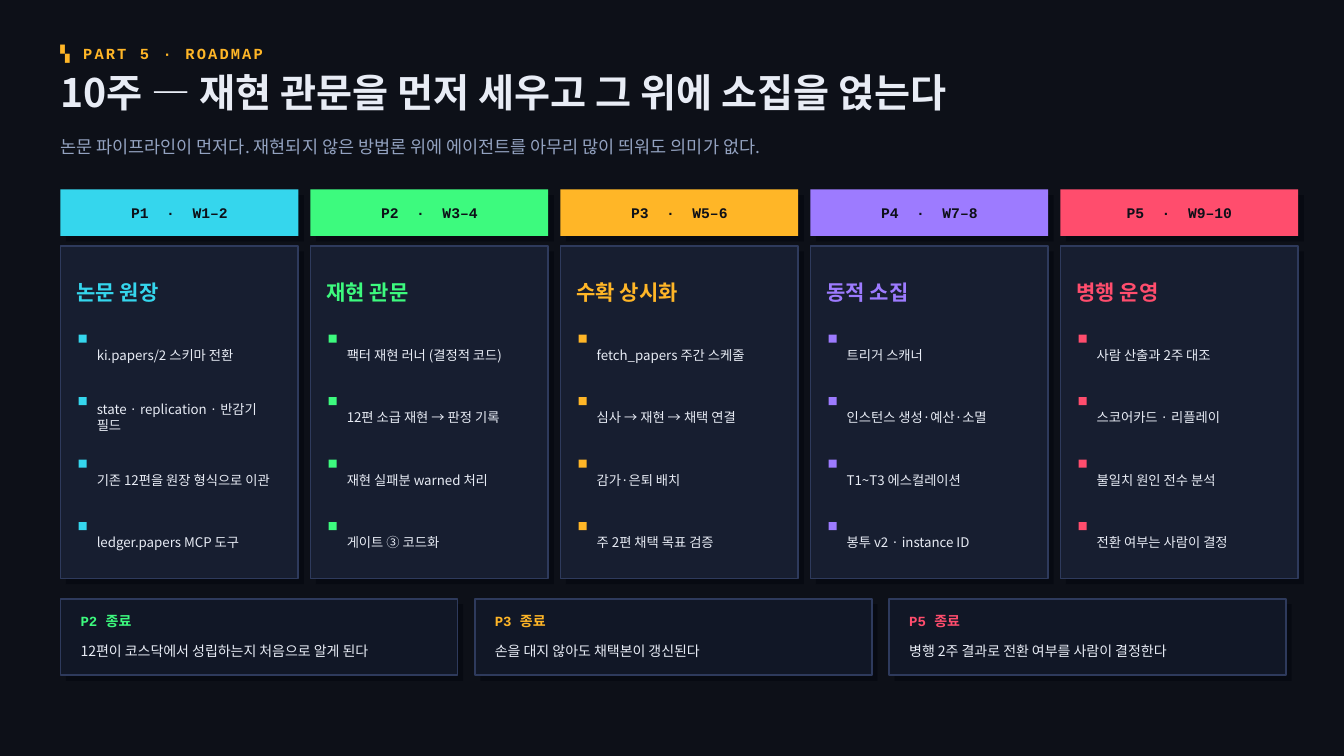
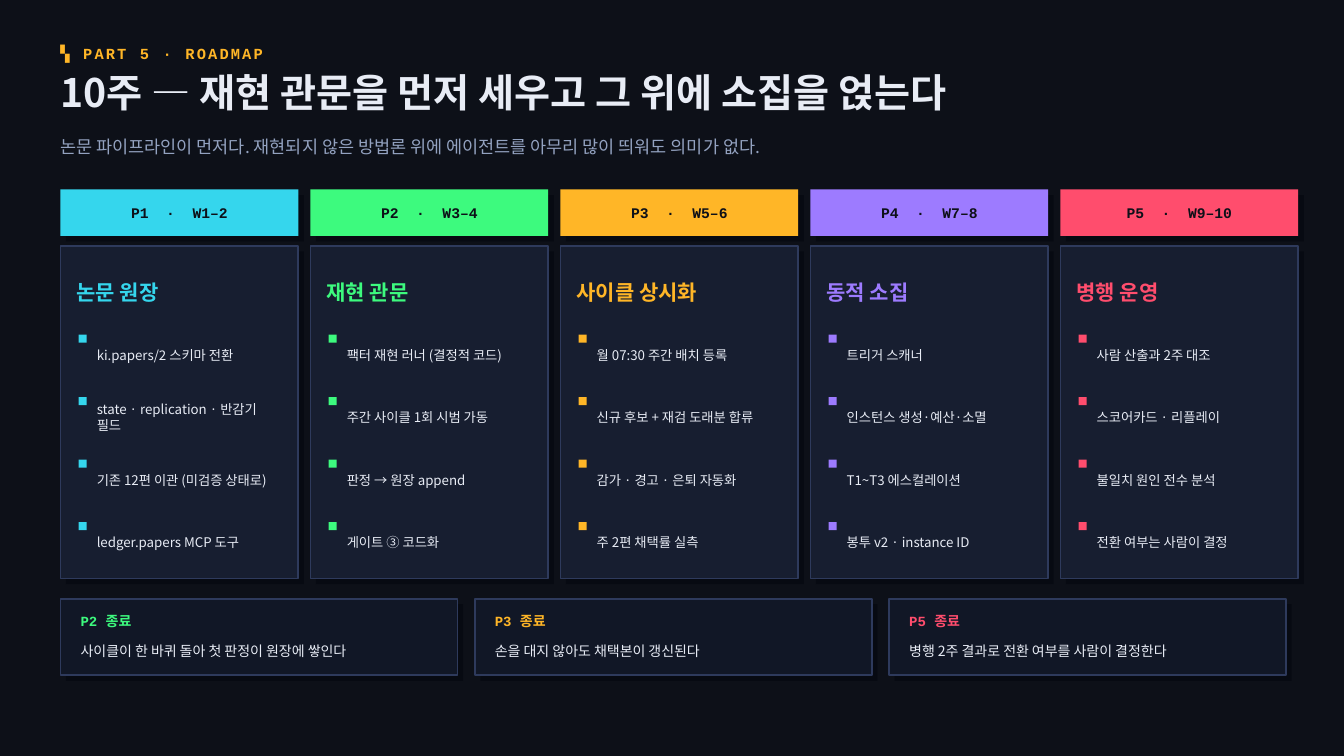
Before and after one commit to InnbumBaek/Stock_Agent, a slide deck: slide 35 of docs/agentization/Stock_Agent_에이전트화_계획안.pptx. Drawn at 1344x756 pixels with LibreOffice and Linux fonts; fonts in the diff are those of the drawing. Boxes give left, top, right and bottom in pixels: in the first picture for what was removed or moved away, otherwise in the second. Text is boxed around its words. In the diff, an @@ line names an element or a change of style, - is before the commit and + after.

```diff
--- a/docs/agentization/Stock_Agent_에이전트화_계획안.pptx
+++ b/docs/agentization/Stock_Agent_에이전트화_계획안.pptx
@@ text at [577,282,697,302]: text changed @@
-수확 상시화
+사이클 상시화
@@ text at [597,349,727,361]: text changed @@
-fetch_papers 주간 스케줄
+월 07:30 주간 배치 등록
@@ text at [347,411,488,423]: text changed @@
-12편 소급 재현 → 판정 기록
+주간 사이클 1회 시범 가동
@@ text at [597,411,753,423]: text changed @@
-심사 → 재현 → 채택 연결
+신규 후보 + 재검 도래분 합류
@@ text at [97,474,266,488]: text changed @@
-기존 12편을 원장 형식으로 이관
+기존 12편 이관 (미검증 상태로)
@@ text at [347,474,466,488]: text changed @@
-재현 실패분 warned 처리
+판정 → 원장 append
@@ text at [597,474,737,486]: text changed @@
-감가·은퇴 배치
+감가 · 경고 · 은퇴 자동화
@@ text at [597,536,698,548]: text changed @@
-주 2편 채택 목표 검증
+주 2편 채택률 실측
@@ text at [81,644,347,657]: text changed @@
-12편이 코스닥에서 성립하는지 처음으로 알게 된다
+사이클이 한 바퀴 돌아 첫 판정이 원장에 쌓인다
```
Also in this commit, not shown: 9 other slides changed, 2 other files.
